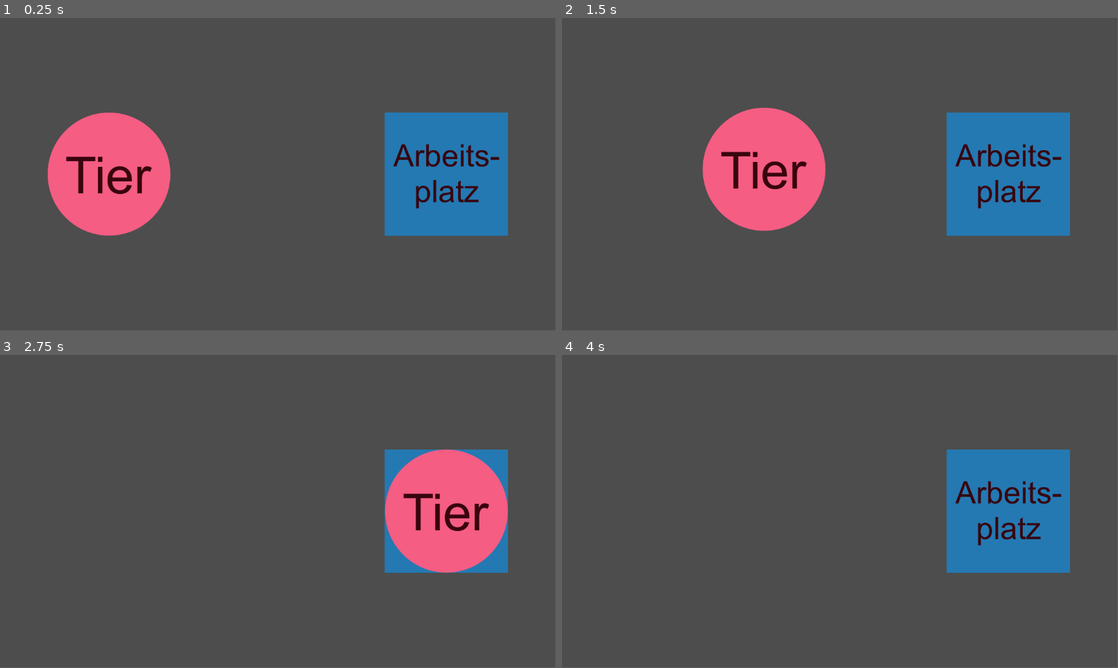
Above: before the commit, frames 1-4 (two rows, left to right).
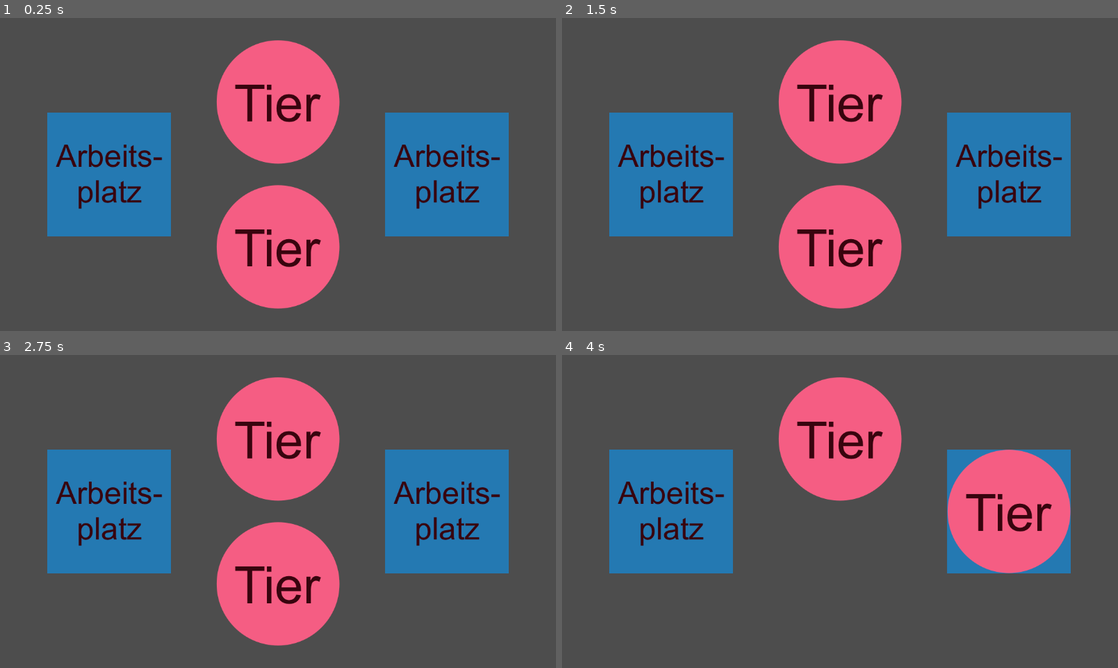
Above: after the commit, the same moments.

Repository: k4444th/Cozy-Moments
Game: Godot game, scene res://scenes/main.tscn
Same seed, same stepped clock (60 frames per second), same inputs: the game is played once before the commit and once after it. The project has no main scene, so this scene is started directly.
Inputs (mouse positions are in pixels of both pictures, inside the frame that each line leads up to):
- Up to frame 1 (0.25 s): no input
- Up to frame 2 (1.5 s): tap Enter at 0.5 s; move the mouse to (962, 158) at 0.52 s; click (962, 158) at 0.67 s; tap Space at 1.25 s; drag from (728, 190) to (1006, 174) at 1.27 s
- Up to frame 3 (2.75 s): move the mouse to (333, 442) at 2.02 s; click (333, 442) at 2.17 s
- Up to frame 4 (4 s): tap Enter at 2.75 s; drag from (812, 574) to (1006, 511) at 2.77 s; move the mouse to (1006, 558) at 3.52 s; click (1006, 558) at 3.67 s
In our replay, the window is 799x449 before the commit and 800x450 after it. These sizes can differ from the game's own. Grey fills any space a smaller window leaves; there, only what the larger window draws over its background counts as a difference.

The runs differ from the first frame. In frame 1, 23% of the frame differs, in the area x 8-92%, y 7-93%; in frame 2, 27%; in frame 3, 30%; in frame 4, 23%.

Commit message:
Multiple animals/workstations logic

Diff:
--- a/project.godot
+++ b/project.godot
@@ -17,6 +17,8 @@
 
 [display]
 
+window/stretch/mode="viewport"
+window/stretch/aspect="expand"
 window/bg_color=Color(0.14, 0.14, 0.14, 1)
 window/image=""
 window/show_image=true
--- a/scenes/animal.tscn
+++ b/scenes/animal.tscn
@@ -17,3 +17,5 @@
 
 [connection signal="area_entered" from="." to="." method="_on_area_entered"]
 [connection signal="area_exited" from="." to="." method="_on_area_exited"]
+[connection signal="mouse_entered" from="." to="." method="_on_mouse_entered"]
+[connection signal="mouse_exited" from="." to="." method="_on_mouse_exited"]
--- a/scenes/main.tscn
+++ b/scenes/main.tscn
@@ -5,10 +5,16 @@
 
 [node name="Main" type="Node2D"]
 
-[node name="Workstation" parent="." instance=ExtResource("1_0wfyh")]
+[node name="Workstation1" parent="." instance=ExtResource("1_0wfyh")]
+position = Vector2(-350, 0)
+
+[node name="Workstation2" parent="." instance=ExtResource("1_0wfyh")]
 position = Vector2(350, 0)
 
-[node name="Animal" parent="." instance=ExtResource("1_o5qli")]
-position = Vector2(-350, 0)
+[node name="Animal1" parent="." instance=ExtResource("1_o5qli")]
+position = Vector2(0, -150)
+
+[node name="Animal2" parent="." instance=ExtResource("1_o5qli")]
+position = Vector2(0, 150)
 
 [node name="Camera2D" type="Camera2D" parent="."]
--- a/scripts/animal.gd
+++ b/scripts/animal.gd
@@ -1,12 +1,13 @@
 extends Area2D
 
+var mouseOver := false
 var dragging := false
 var overlap := false
 var overlapCoords: Vector2
 
 func _input(event):
 	if event is InputEventMouseButton:
-		if event.button_index == MOUSE_BUTTON_LEFT:
+		if mouseOver and event.button_index == MOUSE_BUTTON_LEFT:
 			dragging = !dragging
 
 	if event is InputEventMouseMotion and dragging:
@@ -17,10 +18,16 @@
 		global_position = overlapCoords
 
 func _on_area_entered(area: Area2D) -> void:
-	if area.name ==  "Workstation":
+	if area.name.contains("Workstation"):
 		overlap = true
 		overlapCoords = area.global_position
 
 func _on_area_exited(area: Area2D) -> void:
-	if area.name ==  "Workstation":
+	if area.name.contains("Workstation"):
 		overlap = false
+
+func _on_mouse_entered() -> void:
+	mouseOver = true
+
+func _on_mouse_exited() -> void:
+	mouseOver = false
